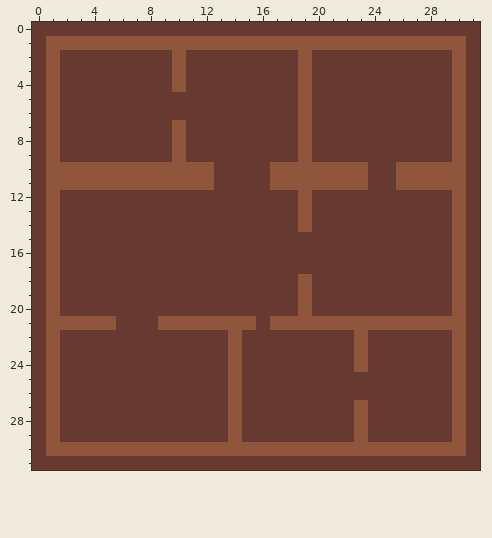
File history of a pixel-art file, assets/box.aseprite. Above, as it was before the edit.
32x32 pixels, 1 frame.
After the commit:
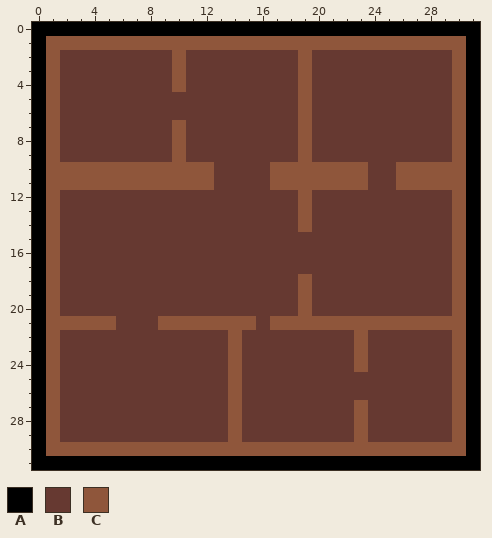
Palette (. is transparent): A #000000  B #663931  C #8f563b
The exact change:
@@ x 0..31 @@
- 0 BBBBBBBBBBBBBBBBBBBBBBBBBBBBBBBB
- 1 BCCCCCCCCCCCCCCCCCCCCCCCCCCCCCCB
- 2 BCBBBBBBBBCBBBBBBBBCBBBBBBBBBBCB
- 3 BCBBBBBBBBCBBBBBBBBCBBBBBBBBBBCB
- 4 BCBBBBBBBBCBBBBBBBBCBBBBBBBBBBCB
- 5 BCBBBBBBBBBBBBBBBBBCBBBBBBBBBBCB
- 6 BCBBBBBBBBBBBBBBBBBCBBBBBBBBBBCB
- 7 BCBBBBBBBBCBBBBBBBBCBBBBBBBBBBCB
- 8 BCBBBBBBBBCBBBBBBBBCBBBBBBBBBBCB
- 9 BCBBBBBBBBCBBBBBBBBCBBBBBBBBBBCB
-10 BCCCCCCCCCCCCBBBBCCCCCCCBBCCCCCB
-11 BCCCCCCCCCCCCBBBBCCCCCCCBBCCCCCB
-12 BCBBBBBBBBBBBBBBBBBCBBBBBBBBBBCB
-13 BCBBBBBBBBBBBBBBBBBCBBBBBBBBBBCB
-14 BCBBBBBBBBBBBBBBBBBCBBBBBBBBBBCB
-15 BCBBBBBBBBBBBBBBBBBBBBBBBBBBBBCB
-16 BCBBBBBBBBBBBBBBBBBBBBBBBBBBBBCB
-17 BCBBBBBBBBBBBBBBBBBBBBBBBBBBBBCB
-18 BCBBBBBBBBBBBBBBBBBCBBBBBBBBBBCB
-19 BCBBBBBBBBBBBBBBBBBCBBBBBBBBBBCB
-20 BCBBBBBBBBBBBBBBBBBCBBBBBBBBBBCB
-21 BCCCCCBBBCCCCCCCBCCCCCCCCCCCCCCB
-22 BCBBBBBBBBBBBBCBBBBBBBBCBBBBBBCB
-23 BCBBBBBBBBBBBBCBBBBBBBBCBBBBBBCB
-24 BCBBBBBBBBBBBBCBBBBBBBBCBBBBBBCB
-25 BCBBBBBBBBBBBBCBBBBBBBBBBBBBBBCB
-26 BCBBBBBBBBBBBBCBBBBBBBBBBBBBBBCB
-27 BCBBBBBBBBBBBBCBBBBBBBBCBBBBBBCB
-28 BCBBBBBBBBBBBBCBBBBBBBBCBBBBBBCB
-29 BCBBBBBBBBBBBBCBBBBBBBBCBBBBBBCB
-30 BCCCCCCCCCCCCCCCCCCCCCCCCCCCCCCB
-31 BBBBBBBBBBBBBBBBBBBBBBBBBBBBBBBB
+ 0 AAAAAAAAAAAAAAAAAAAAAAAAAAAAAAAA
+ 1 ACCCCCCCCCCCCCCCCCCCCCCCCCCCCCCA
+ 2 ACBBBBBBBBCBBBBBBBBCBBBBBBBBBBCA
+ 3 ACBBBBBBBBCBBBBBBBBCBBBBBBBBBBCA
+ 4 ACBBBBBBBBCBBBBBBBBCBBBBBBBBBBCA
+ 5 ACBBBBBBBBBBBBBBBBBCBBBBBBBBBBCA
+ 6 ACBBBBBBBBBBBBBBBBBCBBBBBBBBBBCA
+ 7 ACBBBBBBBBCBBBBBBBBCBBBBBBBBBBCA
+ 8 ACBBBBBBBBCBBBBBBBBCBBBBBBBBBBCA
+ 9 ACBBBBBBBBCBBBBBBBBCBBBBBBBBBBCA
+10 ACCCCCCCCCCCCBBBBCCCCCCCBBCCCCCA
+11 ACCCCCCCCCCCCBBBBCCCCCCCBBCCCCCA
+12 ACBBBBBBBBBBBBBBBBBCBBBBBBBBBBCA
+13 ACBBBBBBBBBBBBBBBBBCBBBBBBBBBBCA
+14 ACBBBBBBBBBBBBBBBBBCBBBBBBBBBBCA
+15 ACBBBBBBBBBBBBBBBBBBBBBBBBBBBBCA
+16 ACBBBBBBBBBBBBBBBBBBBBBBBBBBBBCA
+17 ACBBBBBBBBBBBBBBBBBBBBBBBBBBBBCA
+18 ACBBBBBBBBBBBBBBBBBCBBBBBBBBBBCA
+19 ACBBBBBBBBBBBBBBBBBCBBBBBBBBBBCA
+20 ACBBBBBBBBBBBBBBBBBCBBBBBBBBBBCA
+21 ACCCCCBBBCCCCCCCBCCCCCCCCCCCCCCA
+22 ACBBBBBBBBBBBBCBBBBBBBBCBBBBBBCA
+23 ACBBBBBBBBBBBBCBBBBBBBBCBBBBBBCA
+24 ACBBBBBBBBBBBBCBBBBBBBBCBBBBBBCA
+25 ACBBBBBBBBBBBBCBBBBBBBBBBBBBBBCA
+26 ACBBBBBBBBBBBBCBBBBBBBBBBBBBBBCA
+27 ACBBBBBBBBBBBBCBBBBBBBBCBBBBBBCA
+28 ACBBBBBBBBBBBBCBBBBBBBBCBBBBBBCA
+29 ACBBBBBBBBBBBBCBBBBBBBBCBBBBBBCA
+30 ACCCCCCCCCCCCCCCCCCCCCCCCCCCCCCA
+31 AAAAAAAAAAAAAAAAAAAAAAAAAAAAAAAA
Pixel boxes of the changes (left, top, right, bottom) in both pictures:
changed: (32, 22, 480, 470)
